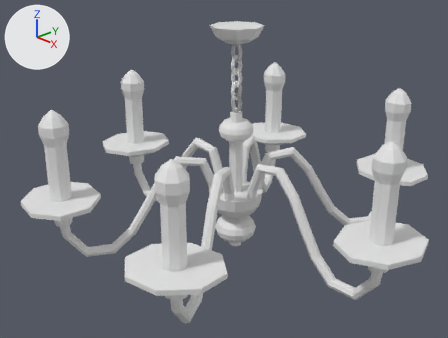
The Blender file modern/models/multidecor_gold_chandelier_with_glass_candles.blend as it was, and as the next commit left it.
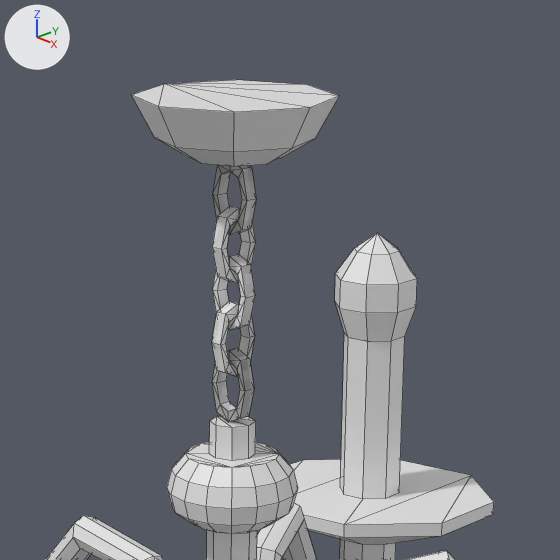
Each version is shown whole from a 50 mm camera at (3.753, -3.68, 1.803) aimed at (-0.001, -0.147, -0.247), then close up on the part from 39% to 72% of the width and 0% to 44% of the height. The axes (+X, +Y, +Z) are drawn at upper left. The lights are the same throughout. The close-ups show mesh edges as thin lines.

Before the edit, the objects in view are built like this:
```python
me_sphere = bpy.data.meshes.new('Sphere')
me_sphere.from_pydata(...)  # 1651 vertices, 1822 faces; spans x -1.89..1.89, y -1.69..1.69, z -0.56..1.52
# faces by material slot: [962, 428, 240, 192]
me_sphere.materials.append(mat_material_001)  # its picture is missing
me_sphere.materials.append(mat_material_002)  # its picture is missing
me_sphere.materials.append(mat_material_003)  # picture img_multidecor_silver_material_png
me_sphere.materials.append(mat_material_004)  # picture img_multidecor_bulb_surf_png
ob_sphere = bpy.data.objects.new('Sphere', me_sphere)
ob_sphere.location = (0.0, 0.0, -0.517)
_m = ob_sphere.modifiers.new('Curve', 'CURVE')
```
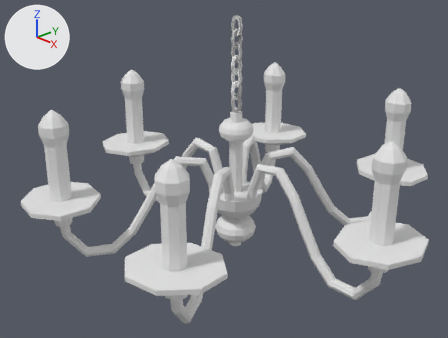
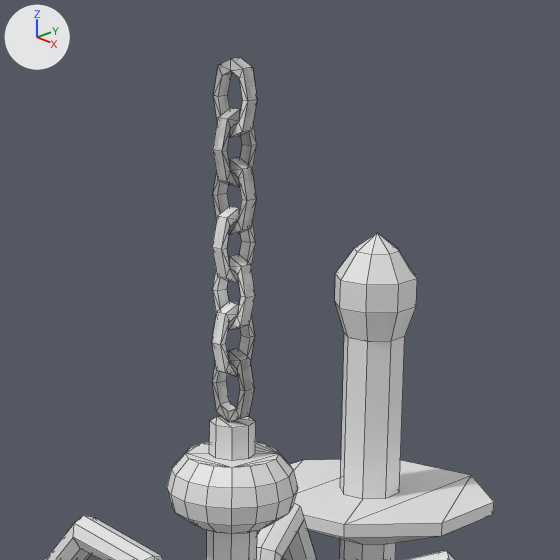
What differs and where, as boxes (x1, y1, x2, y2) in the close-ups (560 x 560 px):
'Sphere', reshaped
    before: (45, 80, 494, 560)
    after: (45, 58, 494, 560)
part 1 of me_sphere, added
    after: (213, 58, 257, 138)
part 2 of me_sphere, built on
    before: (132, 80, 339, 166)
    after: (213, 108, 257, 187)
part 3 of me_sphere, recoloured
    before: (268, 140, 312, 164)
    after: (241, 132, 252, 146)

Patch to the scene script:
```diff
--- a/modern/models/multidecor_gold_chandelier_with_glass_candles.blend.py
+++ b/modern/models/multidecor_gold_chandelier_with_glass_candles.blend.py
@@ me_sphere @@
 # used by ob_sphere; location = (0.0, 0.0, -0.517)
-me_sphere.from_pydata(...)  # 1651 vertices, 1822 faces; spans x -1.89..1.89, y -1.69..1.69, z -0.56..1.52
+me_sphere.from_pydata(...)  # 1691 vertices, 1890 faces; spans x -1.89..1.89, y -1.69..1.69, z -0.56..1.6
+# me_sphere part 1: a new loose piece of 32 vertices spanning x -0.05..0.05, y -0.01..0.01, z 1.43..1.6, in mat_material_003 (picture img_multidecor_silver_material_png)
+# me_sphere part 2
+# 15 vertices are removed from x -0.23..0.23, y -0.16..0.23, z 1.38..1.52
+# 27 faces are deleted
+# 9 vertices move from x -0.18..0.18, y -0.23..0.13, z 1.38..1.52 to x -0.01..0.01, y -0.04..0.04, z 1.33..1.49
+# 23 vertices are added at x -0.01..0.01, y -0.05..0.05, z 1.32..1.49
+# 47 new faces join them, mat_material_003 (picture img_multidecor_silver_material_png)
+# me_sphere part 3: 1 face spanning x -0.01..0.01, y 0.03..0.04, z 1.4..1.45 switches from mat_material_001 (its picture is missing) to mat_material_003 (picture img_multidecor_silver_material_png)
 me_sphere.materials.append(mat_material_001)
```
